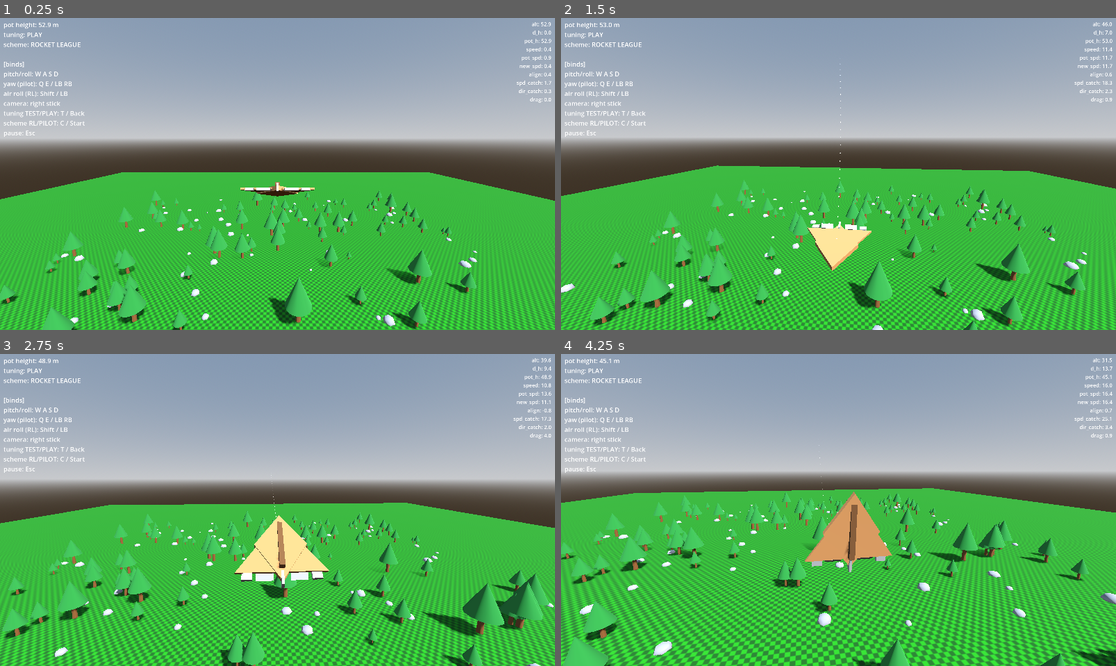
Above: before the commit, frames 1-4 (two rows, left to right).
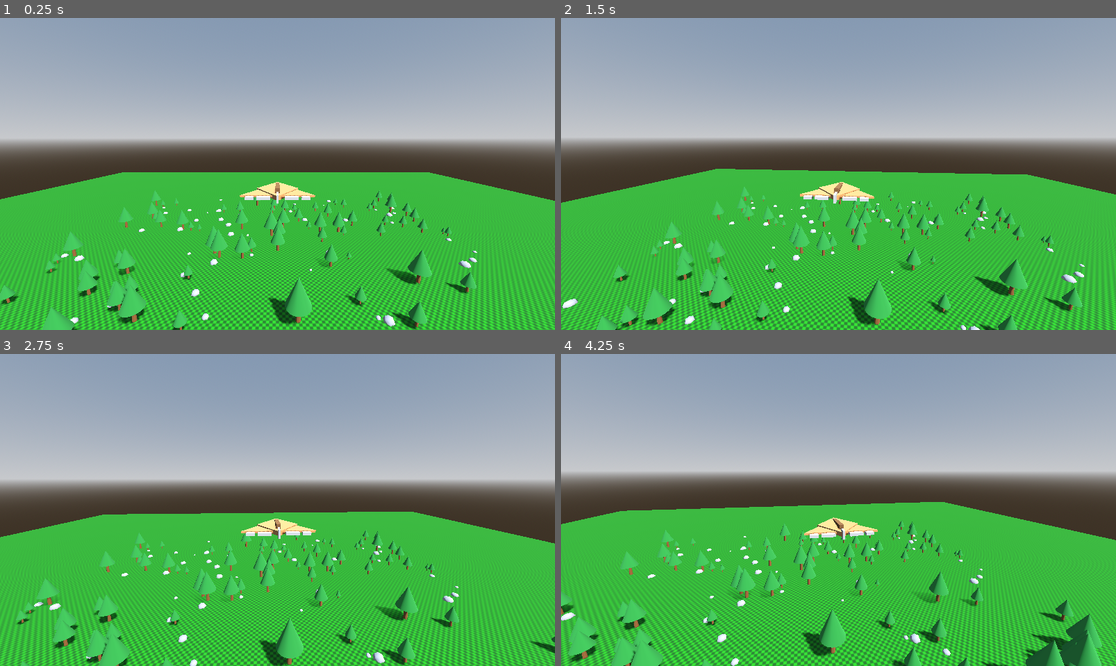
Above: after the commit, the same moments.

Repository: westonkelliher/glider
Game: Godot game, scene res://scenes/main.tscn
Same seed, same stepped clock (60 frames per second), same inputs: the game is played once before the commit and once after it.
Inputs (mouse positions are in pixels of both pictures, inside the frame that each line leads up to):
- Up to frame 1 (0.25 s): no input
- Up to frame 2 (1.5 s): tap Enter at 0.5 s; move the mouse to (866, 174) at 0.52 s; hold W (move_forward) from 0.53 s (still down); tap Space (launch) at 0.6 s; move the mouse to (810, 174) at 1.27 s; click (810, 174) at 1.35 s
- Up to frame 3 (2.75 s): keep holding W (move_forward); tap Space (launch) at 1.55, 2.3 s; move the mouse to (288, 503) at 2.02 s; hold Shift (air_roll) from 2.03 s (still down)
- Up to frame 4 (4.25 s): keep holding W (move_forward); move the mouse to (832, 516) at 2.77 s; release Shift (air_roll) at 2.78 s; right-click (832, 516) at 2.85 s; tap Space (launch) at 3.05, 3.6 s; move the mouse to (877, 513) at 3.52 s

The runs differ from the first frame. In frame 1, 1.6% of the frame differs, in the area x 0-100%, y 1-100%; in frame 2, 23%; in frame 3, 28%; in frame 4, 33%.
Error after the commit: Parse Error: Expected indented block after "if" block. (res://scripts/glider_body.gd:80)

Commit message:
Flight: tighter turn rate while braking + WIP missile launch hook
Co-Authored-By: Claude Opus 4.8 (1M context) <noreply@anthropic.com>

Diff:
--- a/scripts/glider_body.gd
+++ b/scripts/glider_body.gd
@@ -77,6 +77,9 @@
 	elif event.is_action_pressed("toggle_scheme"):
 		toggle_control()
 		_menu.refresh_labels()
+	if Input.action_press("launch"):
+		# launch missile
+
 
 
 func _physics_process(delta: float) -> void:
@@ -104,6 +107,8 @@
 	var nose_dot := velocity.normalized().dot(nose_dir)
 	var drag_factor := 1 - absf(nose_dot)
 	var rrate := 0.2 + 0.15 * sqrt(velocity.length()) #* nose_dot
+	if GliderInput.read_braked():
+		rrate = 0.8 + 0.1 * sqrt(velocity.length()) #* nose_dot
 	#
 	## adjust rotation
 	rotate_object_local(Vector3.RIGHT, rrate * ail_pitch * tuning.PITCH_MULT * delta) # pitch
